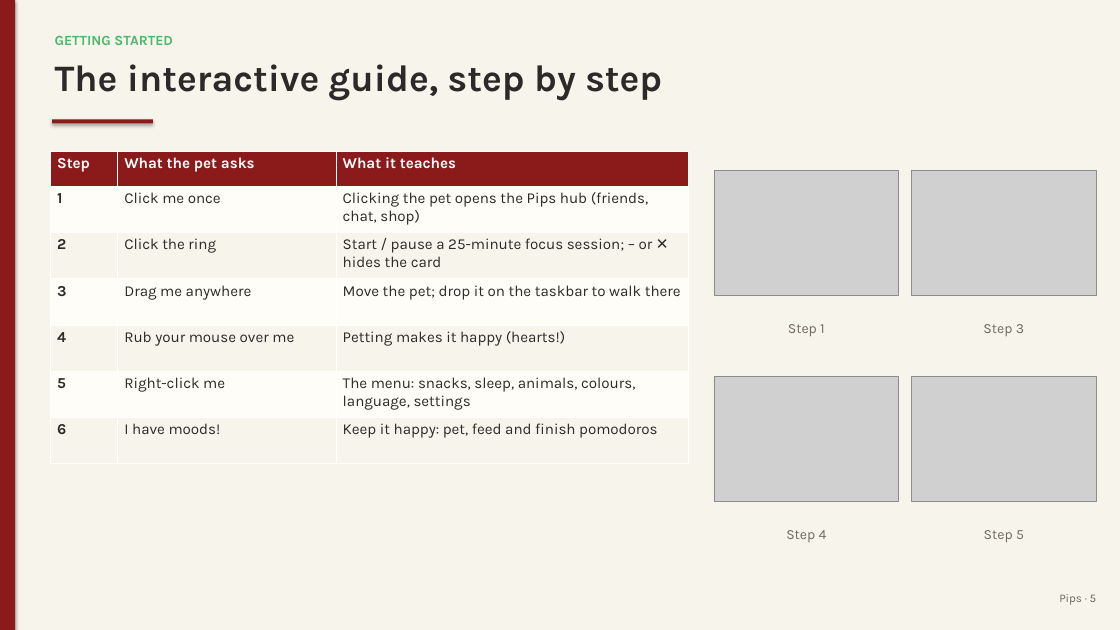
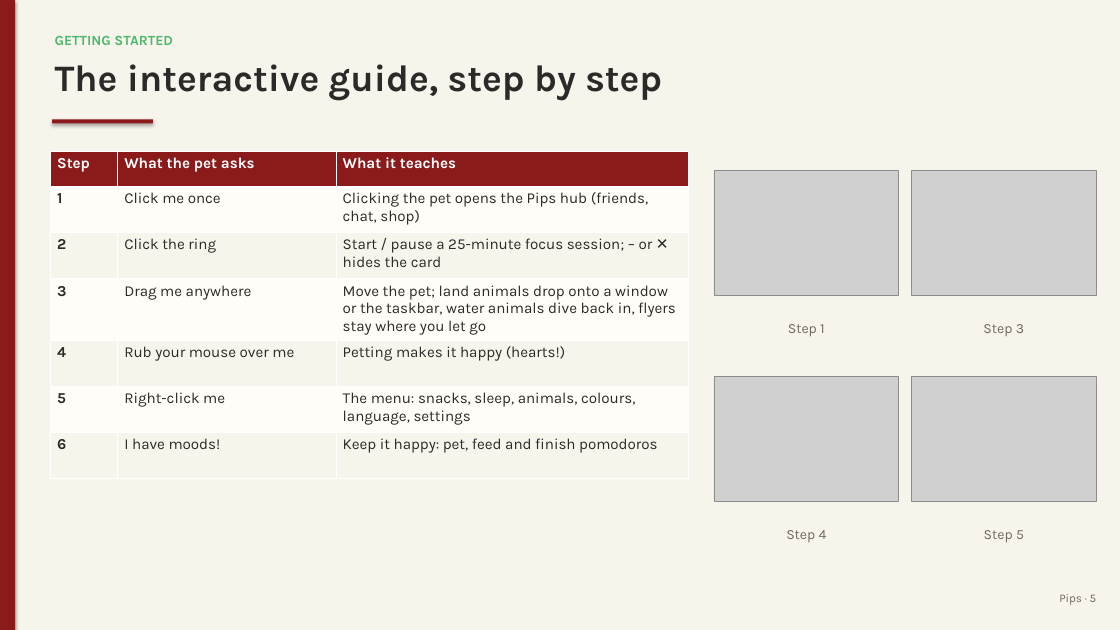
Before and after one commit to juw12/projects, a slide deck: slide 5 of apps/pips/web/download/Pips-Guide.pptx. Drawn at 1120x630 pixels with LibreOffice and Linux fonts; fonts in the diff are those of the drawing; grey boxes stand for pictures. Boxes give left, top, right and bottom in pixels: in the first picture for what was removed or moved away, otherwise in the second. Text is boxed around its words. In the diff, an @@ line names an element or a change of style, - is before the commit and + after.

Commit message:
pips 2.19.0: Land, sea & sky

```diff
--- a/apps/pips/web/download/Pips-Guide.pptx
+++ b/apps/pips/web/download/Pips-Guide.pptx
@@ table at [50,151,689,464] @@
-row 4, column 3: Move the pet; drop it on the taskbar to walk there
+row 4, column 3: Move the pet; land animals drop onto a window or the taskbar, water animals dive back in, flyers stay where you let go
```
Also in this commit, not shown: 7 other slides changed, 11 other files.
